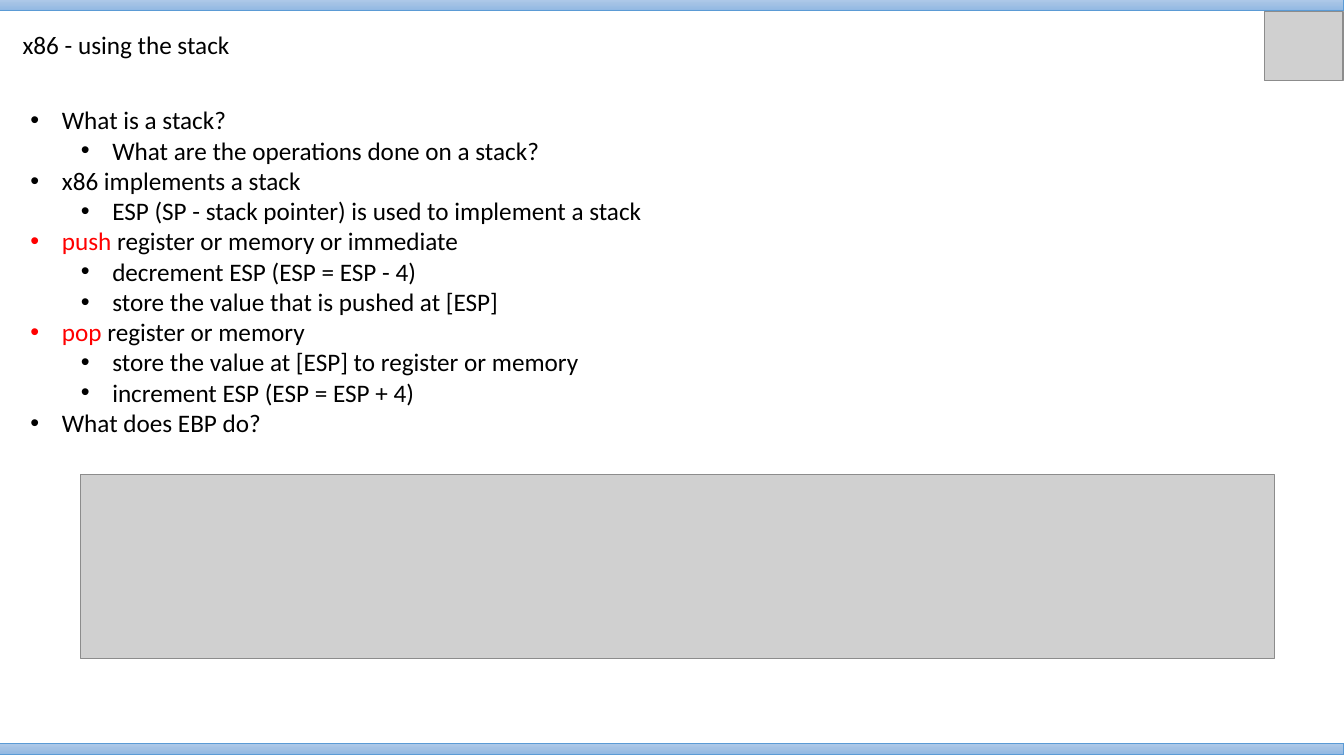
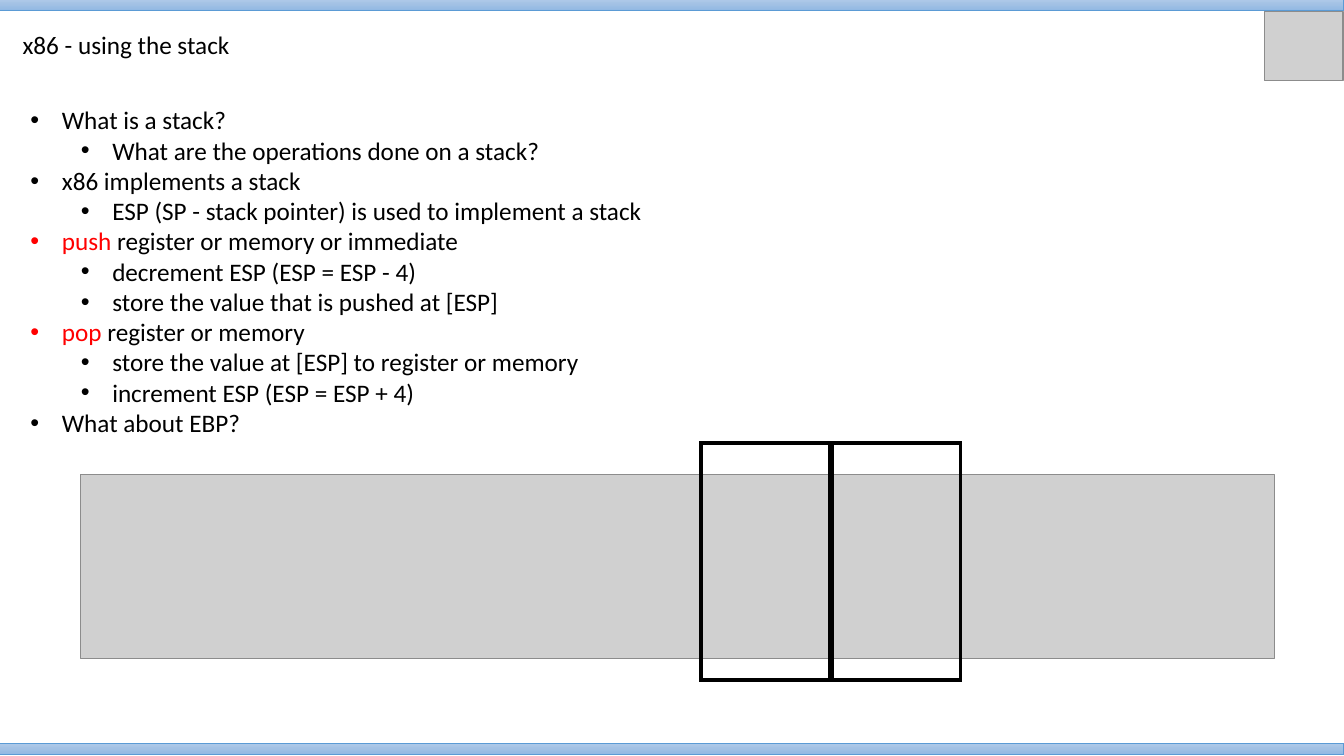
Before and after one commit to VineethBS/vineethbs.github.io, a slide deck: slide 4 of 2017_AV224/Material/Lecture_5.pptx. Drawn at 1344x756 pixels with LibreOffice and Linux fonts; fonts in the diff are those of the drawing; grey boxes stand for pictures. Boxes give left, top, right and bottom in pixels: in the first picture for what was removed or moved away, otherwise in the second. Text is boxed around its words. In the diff, an @@ line names an element or a change of style, - is before the commit and + after.

```diff
--- a/2017_AV224/Material/Lecture_5.pptx
+++ b/2017_AV224/Material/Lecture_5.pptx
@@ text at bbox=[62, 414, 240, 432]: text changed @@
-• What does EBP do?
+• What about EBP?
@@ rectangle added at bbox=[702, 444, 832, 681], outline #000000 2.75 pt @@
@@ rectangle added at bbox=[831, 443, 961, 680], outline #000000 2.75 pt @@
```
Also in this commit, not shown: 1 other slide changed, 1 other file.
